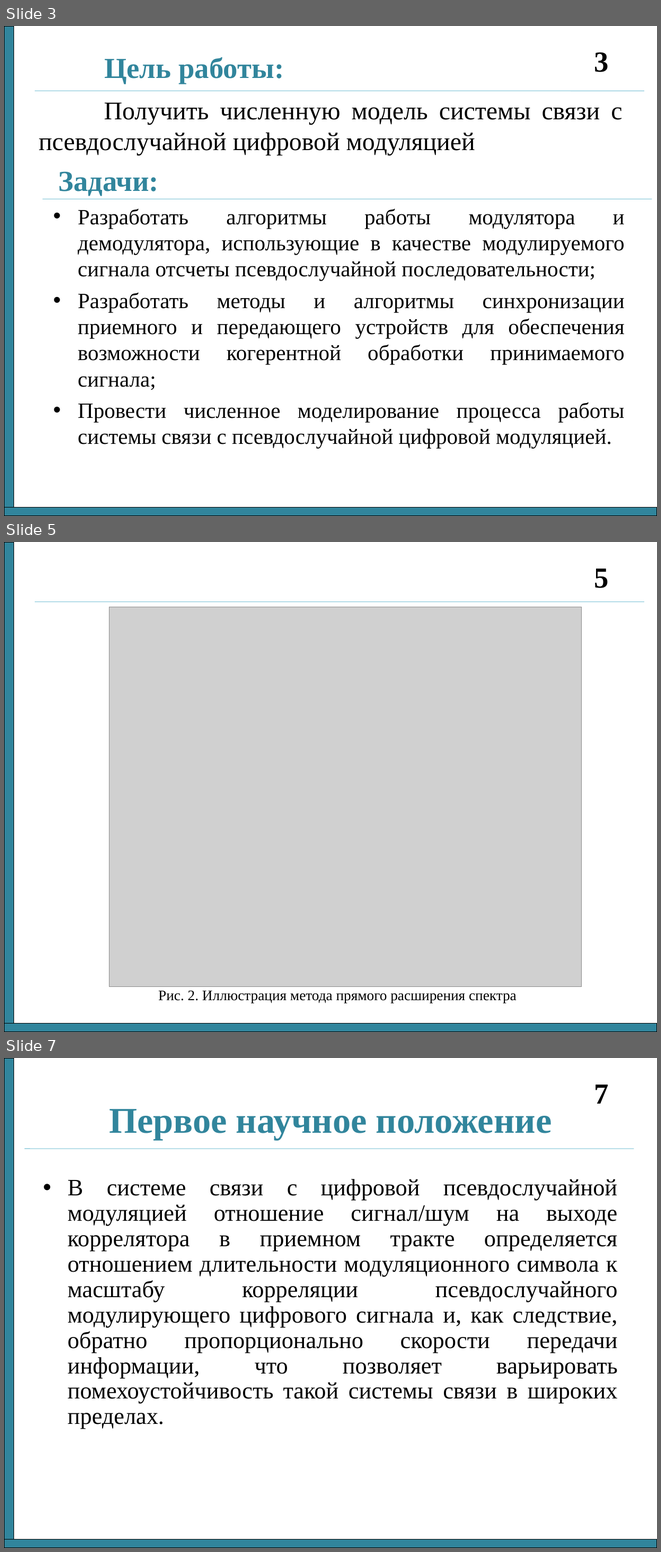
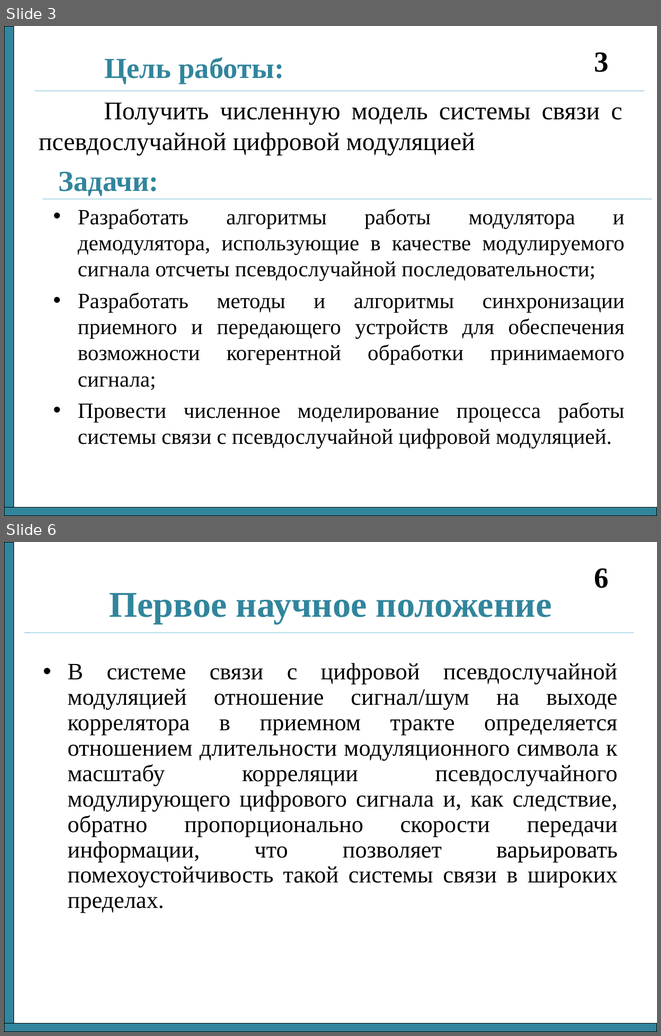
Before and after one commit to nikok94/dissertation, a slide deck: Отчет 3 семестр.ppt. Shown one above the other, each under a label of ours: slides 3, 5 and 7 before the commit, slides 3 and 6 after it; the slides between them are not shown. The pictures are 661x1552 and 661x1036 pixels, drawn with LibreOffice and Linux fonts; fonts in the diff are those of the drawing; grey boxes stand for pictures. Boxes give left, top, right and bottom in pixels: in the first picture for what was removed or moved away, otherwise in the second. Text is boxed around its words. In the diff, an @@ line names an element or a change of style, - is before the commit and + after.

```diff
--- a/Отчет 3 семестр.ppt
+++ b/Отчет 3 семестр.ppt
@@ slide 5 removed at (4,542,657,1032), background #FFFFFF @@
@@ rectangle removed at (4,542,14,1032) @@
@@ page number removed at (594,568,608,588) @@
-5
@@ line removed from (35, 601) to (644, 601) @@
@@ picture removed at (109,607,581,986) @@
@@ text removed at (158,990,517,1003) @@
-Рис. 2. Иллюстрация метода прямого расширения спектра
@@ rectangle removed at (4,1023,657,1032) @@
@@ what was slide 7 is now slide 6 @@
@@ page number at (594,568,608,588): text changed @@
-7
+6
```
Also in this commit, not shown: 4 slides changed, 1 slide added, 1 other file.
